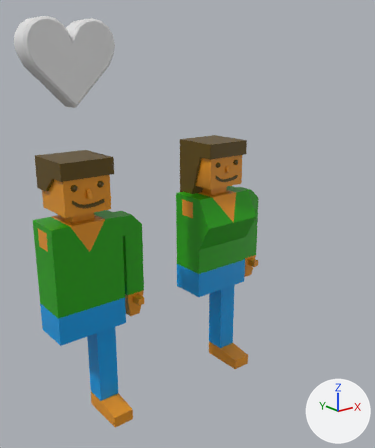
One commit to the FBX model Assets/FBX Exports/Characters.fbx: the scene before it, then after it.
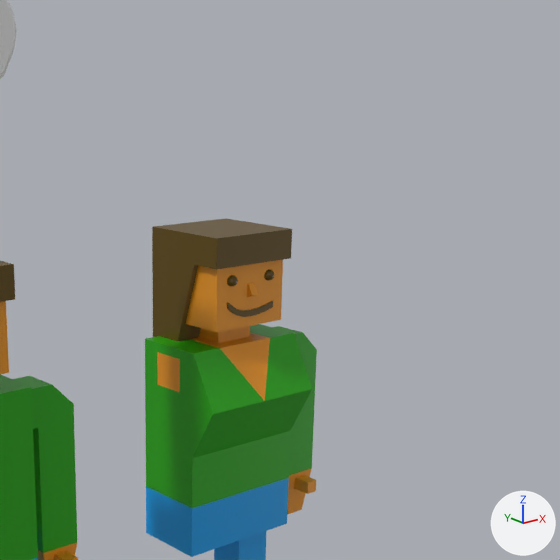
Each version appears first whole from a 50 mm camera at (-5.06, -10.25, 4.56) aimed at (3.6, 0.57, 0.23), and next in a close-up on the part from 28% to 100% of the width and 7% to 67% of the height. The axes (+X, +Y, +Z) are drawn at lower right. The lights are the same throughout. Where no turn or scale is listed for an object, it has been applied to the vertices.

Objects in the first close-up: 'DadBody', 'Head.001', 'Heart', 'MomBody', 'MomHair', 'ParentArm', 'ParentArm.001', 'ParentLeg.001'.
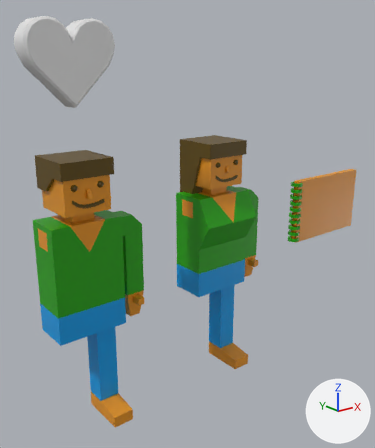
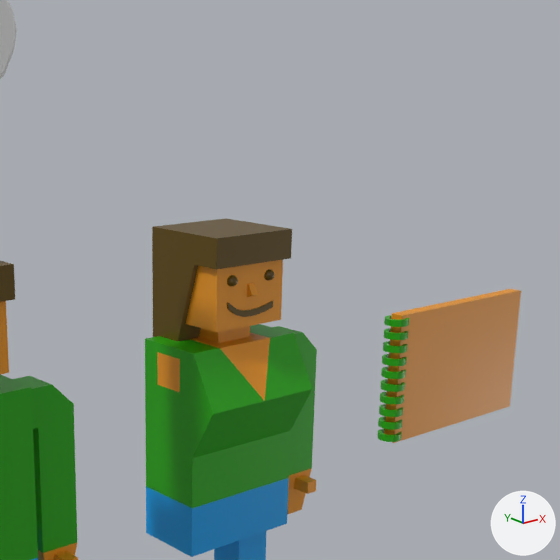
Pixel boxes [x1, y1, x2, y2] of what changed, in the close-ups (560 x 560 px):
'Notebook', added
    after: [378, 289, 521, 443]
    faces in mat_path (orange #e7951f): [384, 289, 521, 443]
    faces in mat_grass (green #23a400): [378, 315, 409, 442]

What changed in the scene script:
```text
Add me_cube_013:
    me_cube_013.from_pydata(...)  # 540 vertices, 538 faces; spans x -1.68..1.5, y -0.18..0.18, z -1.0..1.0
    # faces by material slot: [480, 58]
    me_cube_013.materials.append(mat_grass)  # green #23a400
    me_cube_013.materials.append(mat_path)  # orange #e7951f
Add ob_notebook:
    ob_notebook = bpy.data.objects.new('Notebook', me_cube_013)
    ob_notebook.location = (9.0, 0.0, 0.0)
```
